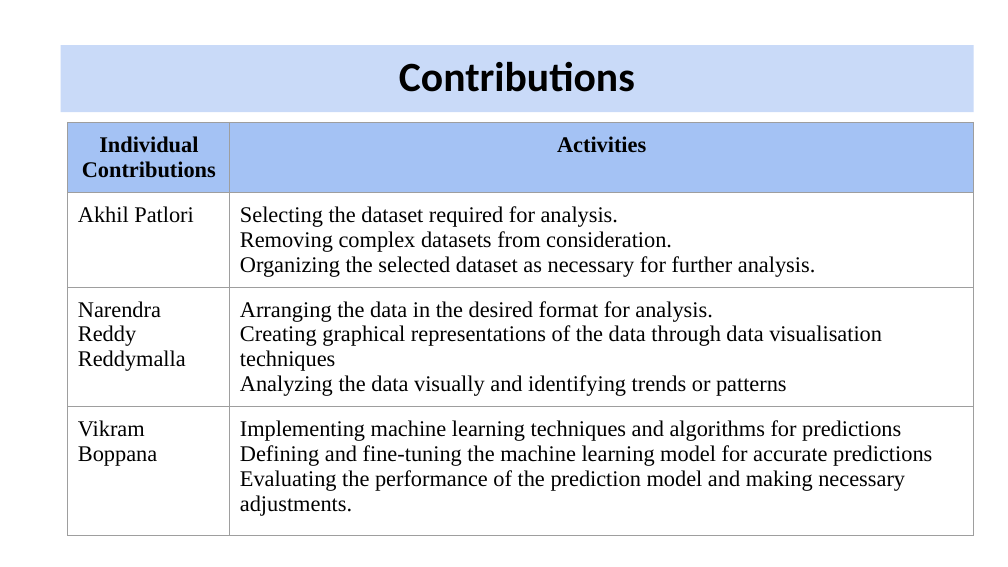
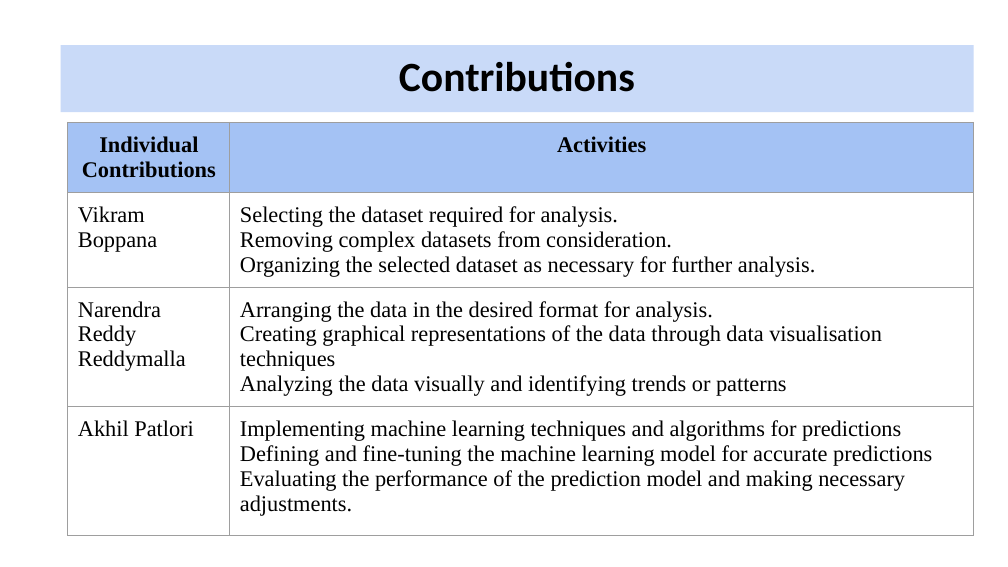
Before and after one commit to Narendra860/BankAccountFraudML_Project, a slide deck: slide 2 of Bank Accout Fraud Detection Using Machine Learning.pptx. Drawn at 1008x567 pixels with LibreOffice and Linux fonts; fonts in the diff are those of the drawing. Boxes give left, top, right and bottom in pixels: in the first picture for what was removed or moved away, otherwise in the second. Text is boxed around its words. In the diff, an @@ line names an element or a change of style, - is before the commit and + after.

```diff
--- a/Bank Accout Fraud Detection Using Machine Learning.pptx
+++ b/Bank Accout Fraud Detection Using Machine Learning.pptx
@@ table at box(68, 122, 974, 553) @@
-row 2, column 1: Akhil Patlori
+row 2, column 1: Vikram Boppana
-row 4, column 1: Vikram Boppana
+row 4, column 1: Akhil Patlori
```
